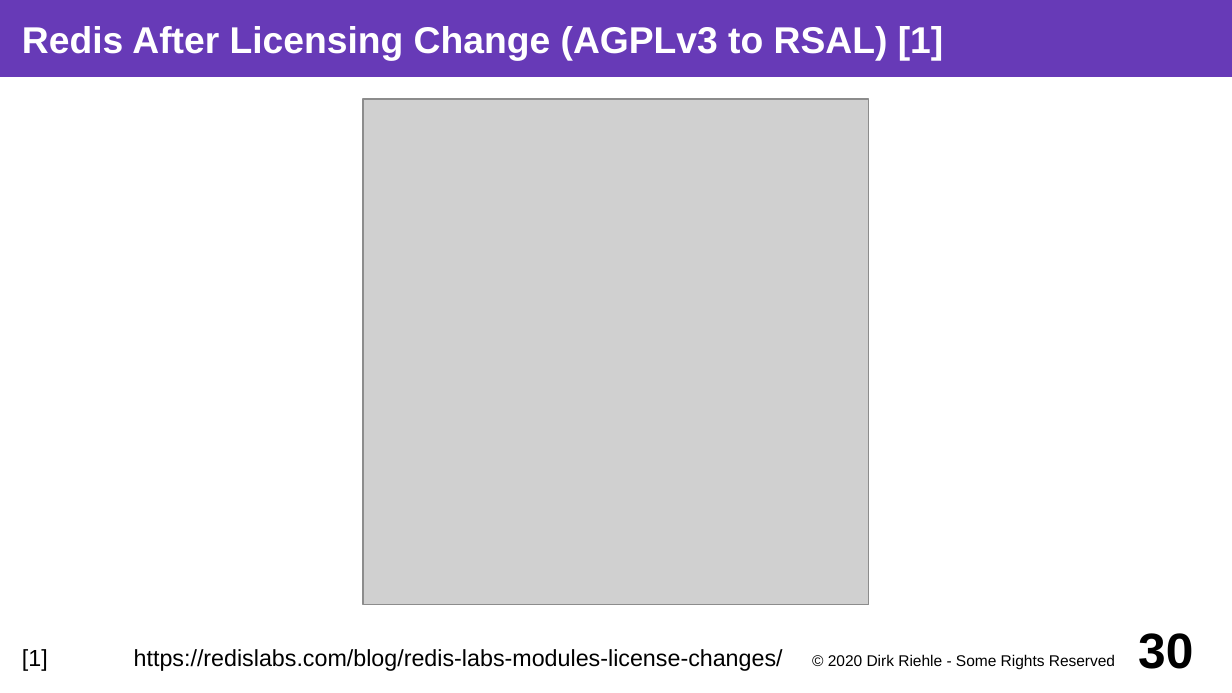
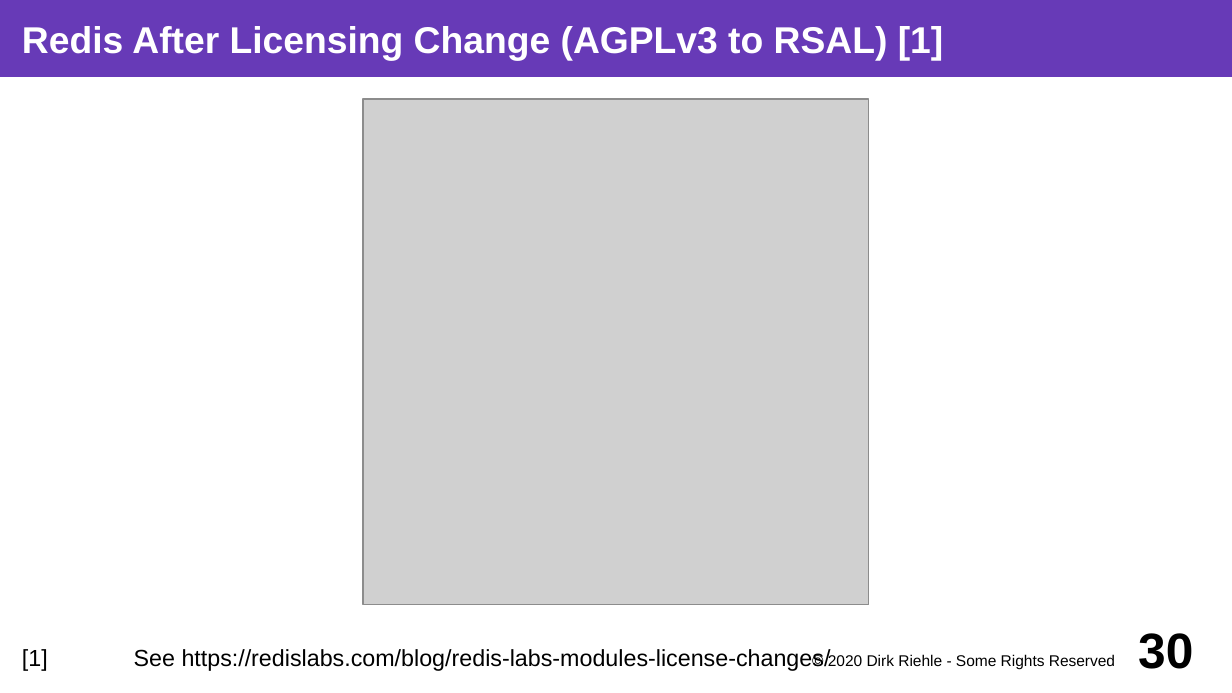
Before and after one commit to dirkriehle/coss-course, a slide deck: slide 30 of Lecture slides/COSS C04 - Cloud Service Strategies.odp. Drawn at 1232x693 pixels with LibreOffice and Linux fonts; fonts in the diff are those of the drawing; grey boxes stand for pictures. Boxes give left, top, right and bottom in pixels: in the first picture for what was removed or moved away, otherwise in the second. Text is boxed around its words. In the diff, an @@ line names an element or a change of style, - is before the commit and + after.

```diff
--- a/Lecture slides/COSS C04 - Cloud Service Strategies.odp
+++ b/Lecture slides/COSS C04 - Cloud Service Strategies.odp
@@ text at [22,649,831,671]: text changed @@
-[1] https://redislabs.com/blog/redis-labs-modules-license-changes/
+[1] See https://redislabs.com/blog/redis-labs-modules-license-changes/
```
Also in this commit, not shown: 5 other slides changed, 4 other files.
